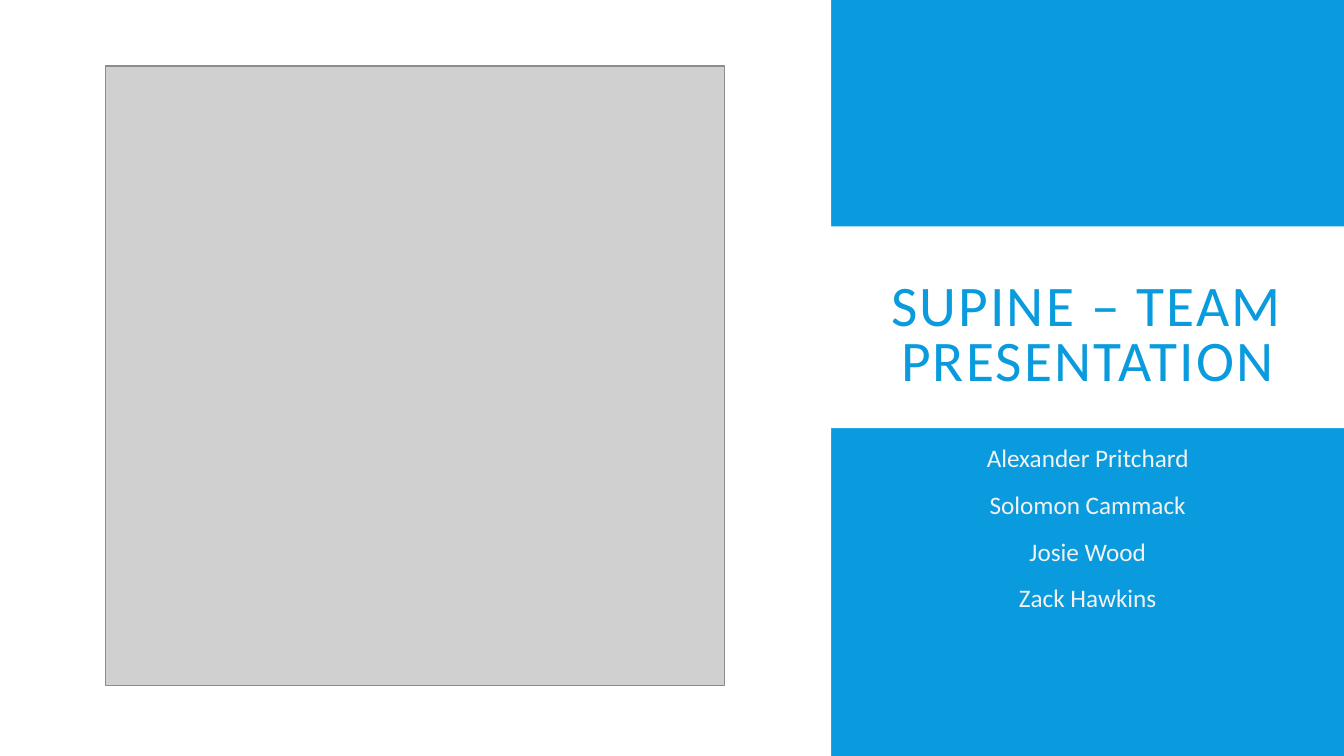
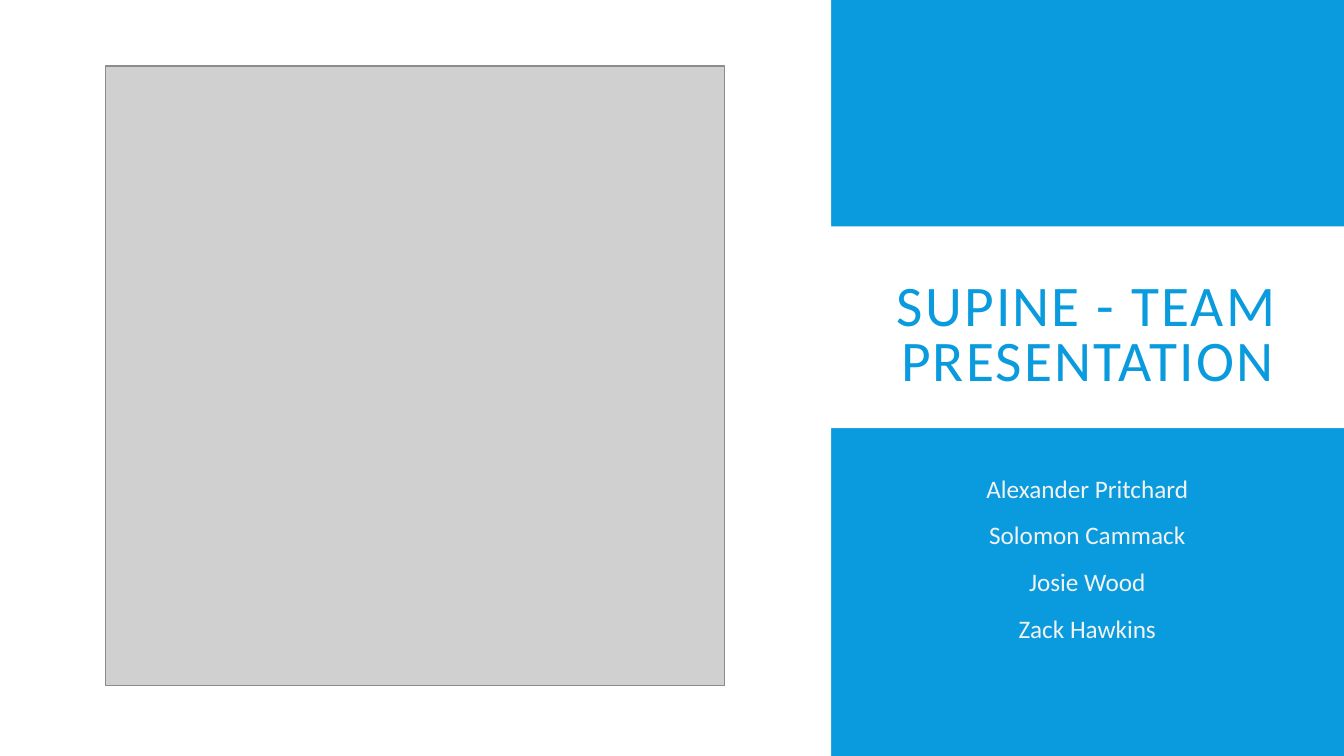
Before and after one commit to bobisapotato/dungeon, a slide deck: slide 1 of Documentation/Team Presentation.pptx. Drawn at 1344x756 pixels with LibreOffice and Linux fonts; fonts in the diff are those of the drawing; grey boxes stand for pictures. Boxes give left, top, right and bottom in pixels: in the first picture for what was removed or moved away, otherwise in the second. Text is boxed around its words. In the diff, an @@ line names an element or a change of style, - is before the commit and + after.

```diff
--- a/Documentation/Team Presentation.pptx
+++ b/Documentation/Team Presentation.pptx
@@ title at <box>897,288,1275,382</box>: text changed @@
-SUPINE – TEAM PRESENTATION
+SUPINE - TEAM PRESENTATION
@@ subtitle "Alexander Pritchard": place and size @@
-subtitle "Alexander Pritchard" at <box>987,449,1188,607</box>
+subtitle "Alexander Pritchard" at <box>986,480,1188,638</box>
```
Also in this commit, not shown: 1 other slide changed, 5 slides added, 4 slides removed, 1 other file.
